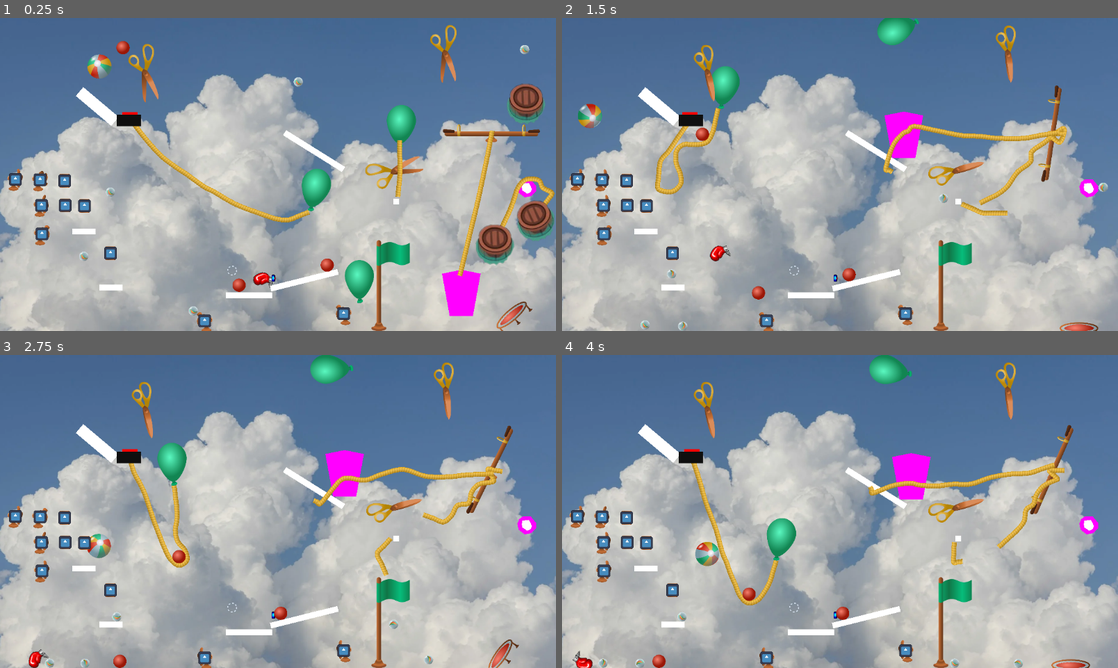
Above: before the commit, frames 1-4 (two rows, left to right).
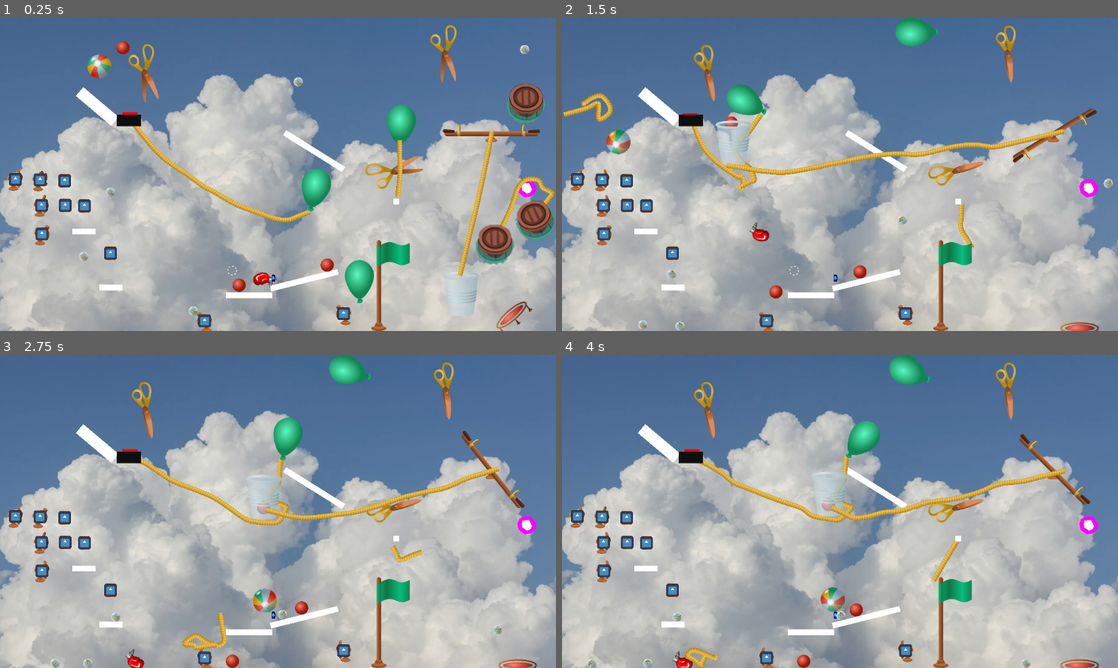
Above: after the commit, the same moments.

Repository: lechaosx/jam-at-fit-vol-2
Game: Godot game, scene res://world.tscn
Two runs of this game, one before a commit and one after it. Both use one fixed random seed, a clock stepped at 60 frames per second and the inputs below. This scene is started directly instead of the project's main scene. The engine's default icon, where the game draws it, is replaced by a stand-in: a white triangle on a blue panel in a dark square.
Inputs (mouse positions are in pixels of both pictures, inside the frame that each line leads up to):
- Up to frame 1 (0.25 s): no input
- Up to frame 2 (1.5 s): move the mouse to (962, 158) at 0.52 s; click (962, 158) at 0.67 s; move the mouse to (728, 190) at 1.27 s; click (728, 190) at 1.42 s
- Up to frame 3 (2.75 s): move the mouse to (333, 442) at 2.02 s; click (333, 442) at 2.17 s
- Up to frame 4 (4 s): move the mouse to (812, 574) at 2.77 s; click (812, 574) at 2.92 s; move the mouse to (1006, 558) at 3.52 s; click (1006, 558) at 3.67 s

The runs differ from the first frame. In frame 1, 0.8% of the frame differs, in the area x 79-87%, y 80-96%; in frame 2, 7.9%; in frame 3, 8.2%, in the area x 5-97%, y 0-100%; in frame 4, 8.0%.

Commit message:
Apply cup assets to bucket.

Diff:
--- a/godot/bucket.tscn
+++ b/godot/bucket.tscn
@@ -1,13 +1,19 @@
-[gd_scene load_steps=0 format=3 uid="uid://seki0y1ekqnb"]
+[gd_scene load_steps=3 format=3 uid="uid://seki0y1ekqnb"]
+
+[ext_resource type="Texture2D" uid="uid://bevmvv2e0e3x4" path="res://assets.svg" id="1_bgj3b"]
+
+[sub_resource type="AtlasTexture" id="AtlasTexture_caem6"]
+atlas = ExtResource("1_bgj3b")
+region = Rect2(1279.2671, 933.8369, 142.39795, 177.16956)
 
 [node name="Bucket" type="RigidBody2D"]
 position = Vector2(0, 48)
 
-[node name="Polygon2D" type="Polygon2D" parent="."]
-position = Vector2(0, -40)
-color = Color(1, 0, 1, 1)
-polygon = PackedVector2Array(0, -8, 40, 0, 24, 88, -24, 88, -40, 0)
+[node name="Sprite2D" type="Sprite2D" parent="."]
+position = Vector2(0, 2.000001)
+scale = Vector2(0.5316901, 0.53169024)
+texture = SubResource("AtlasTexture_caem6")
 
 [node name="CollisionPolygon2D" type="CollisionPolygon2D" parent="."]
 build_mode = 1
-polygon = PackedVector2Array(-32, -40, -16, 40, 16, 40, 32, -40, 40, -40, 24, 48, -24, 48, -40, -40)
+polygon = PackedVector2Array(-29, -40, -16, 40, 16, 40, 29, -40, 38, -40, 24, 48, -24, 48, -38, -40)
